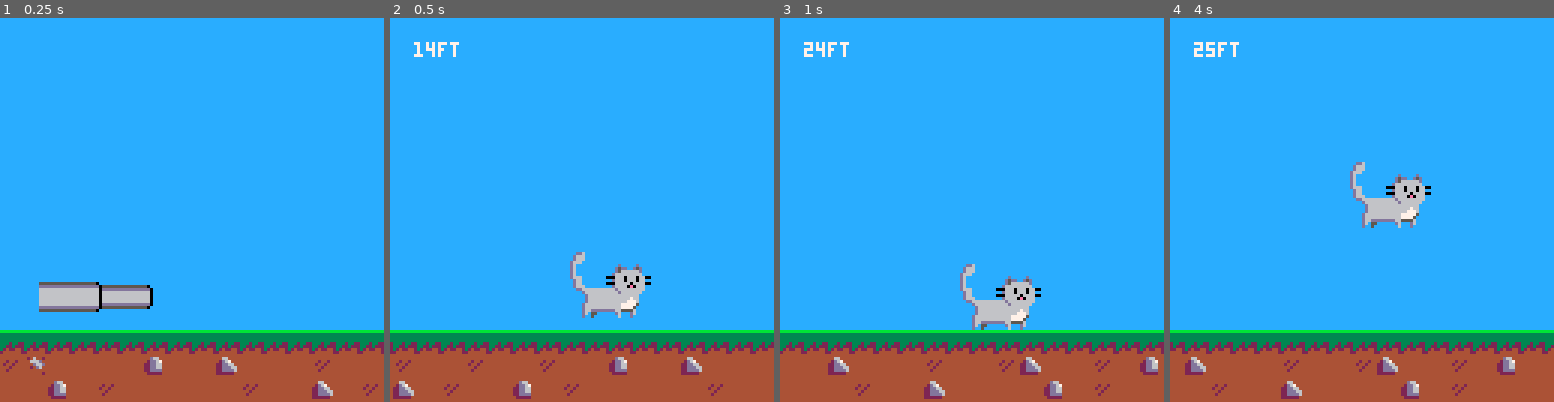
Above: before the commit, frames 1-4 (left to right).
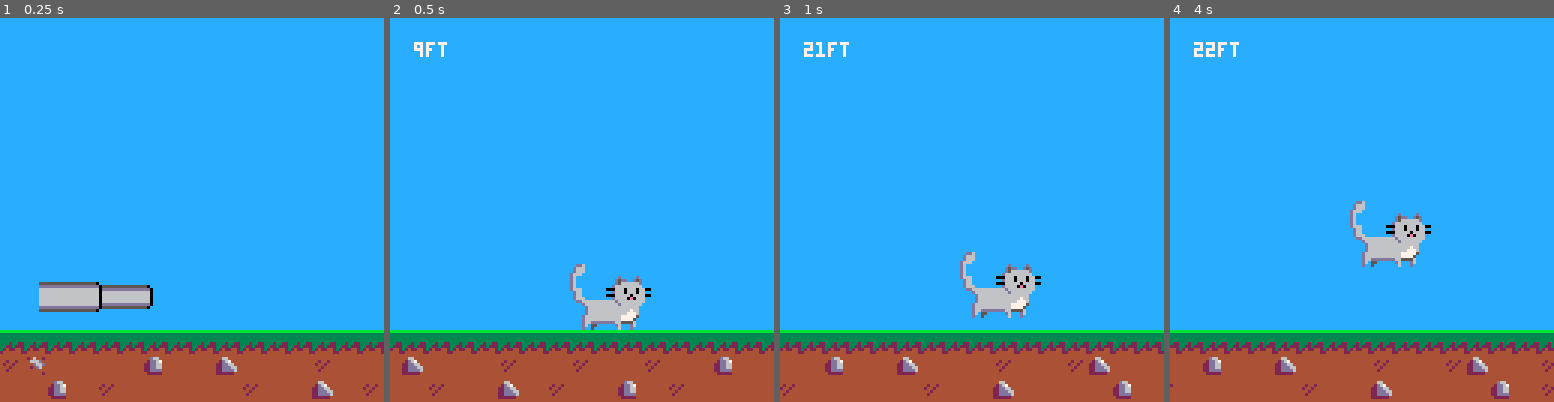
Above: after the commit, the same moments.

Repository: andrewedstrom/kitten-cannon-pico-8
Game: PICO-8 cartridge kitten-cannon.p8
The game is run twice, just before and just after one commit, with the same random seed, the same clock (stepped at 60 frames per second) and the same inputs.
Inputs:
- Up to frame 1 (0.25 s): no input
- Up to frame 2 (0.5 s): tap X (X key) at 0.33 s
- Up to frame 3 (1 s): tap O (Z key) at 0.7 s
- Up to frame 4 (4 s): tap X (X key) at 1.07, 1.85, 2.97 s; tap O (Z key) every 0.4 s from 1.7 to 3.7 s; hold Up 2.15-2.42 s; hold Down 3.63-3.97 s

Frame 1 is identical in both runs. In frame 2, 5.7% of the frame differs, in the area x 0-100%, y 6-100%; in frame 3, 5.4%; in frame 4, 7.7%, in the area x 0-100%, y 7-100%.

Commit message:
tune bouncing

Diff:
--- a/kitten-cannon.p8
+++ b/kitten-cannon.p8
@@ -79,7 +79,7 @@
             -- limit cannon angle
             self.angle = mid(0,self.angle,0.2)
 
-            if btnp(4) or btnp(5) then
+            if btn(4) or btn(5) then
                 game_state = "flying"
                 local shot_power=13
                 player=make_player(self.angle, self.x, self.y, self.length, shot_power)
@@ -109,9 +109,9 @@
             -- gravity
             self.dy = self.dy + gravity
 
-            if hit_ground(self.x+self.dx, self.y+self.dy, self.w-1, self.h-2) then
+            if hit_ground(self.x, self.y, self.w-1, self.h) then
                 self.dy = self.dy * -self.bounce
-                if abs(self.dy) < 1.8 then
+                if abs(self.dy) < 1.5 then
                     self.on_ground=true
                     game_state = "landed"
                 end
@@ -119,17 +119,19 @@
                 self.dx = self.dx*0.9
             end
 
-            if self.on_ground then
-                self.y = 104-self.h
-            else
+            if not self.on_ground then
                 self.y = self.y + self.dy
                 self.feet_traveled += self.dx / 8
                 self.x = self.x + self.dx
             end
 
+            -- kitten cannot go below ground
+            self.y = min(104-self.h, self.y)
+
             -- infinite scrolling
             local halfway_through_second_to_last_map_screen = 104
             if self.x >= halfway_through_second_to_last_map_screen*8 then
+                -- teleport to second map screen
                 local how_far_over = self.x-(halfway_through_second_to_last_map_screen*8)
                 self.x = 24 * 8 + how_far_over
             end
